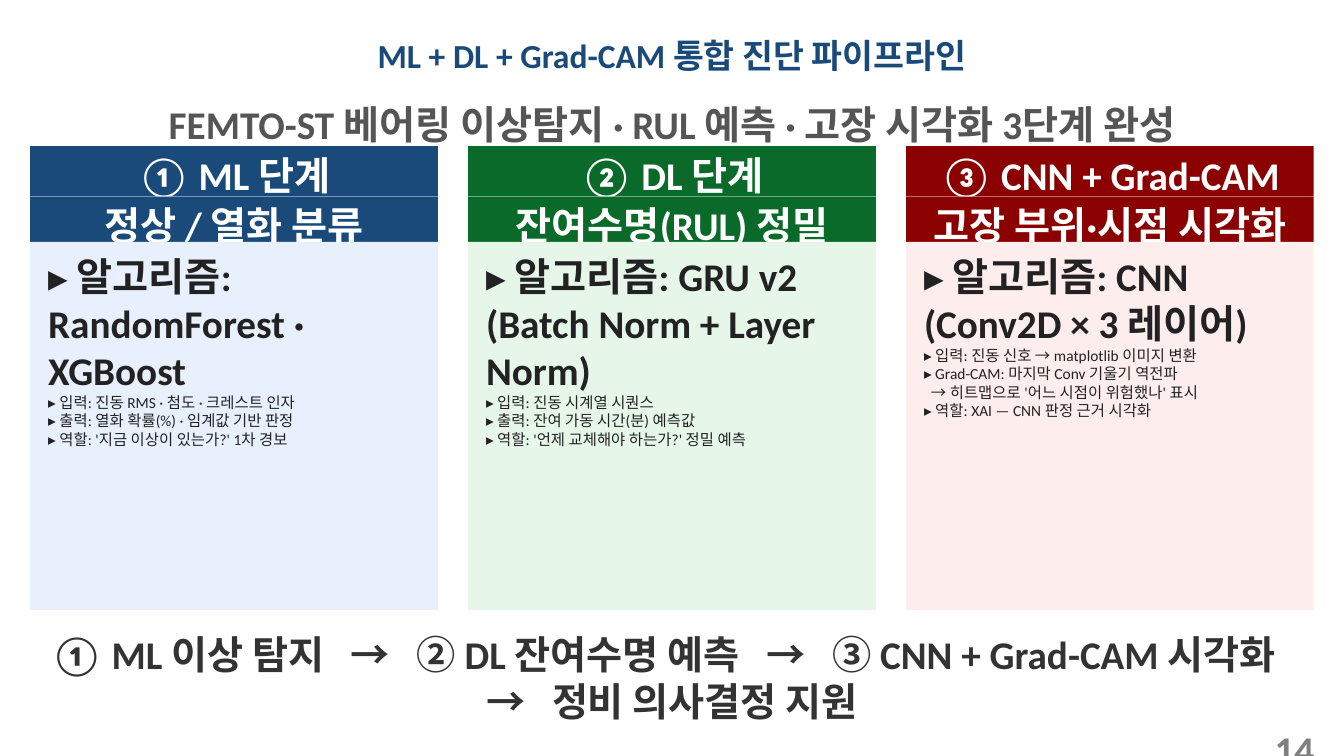
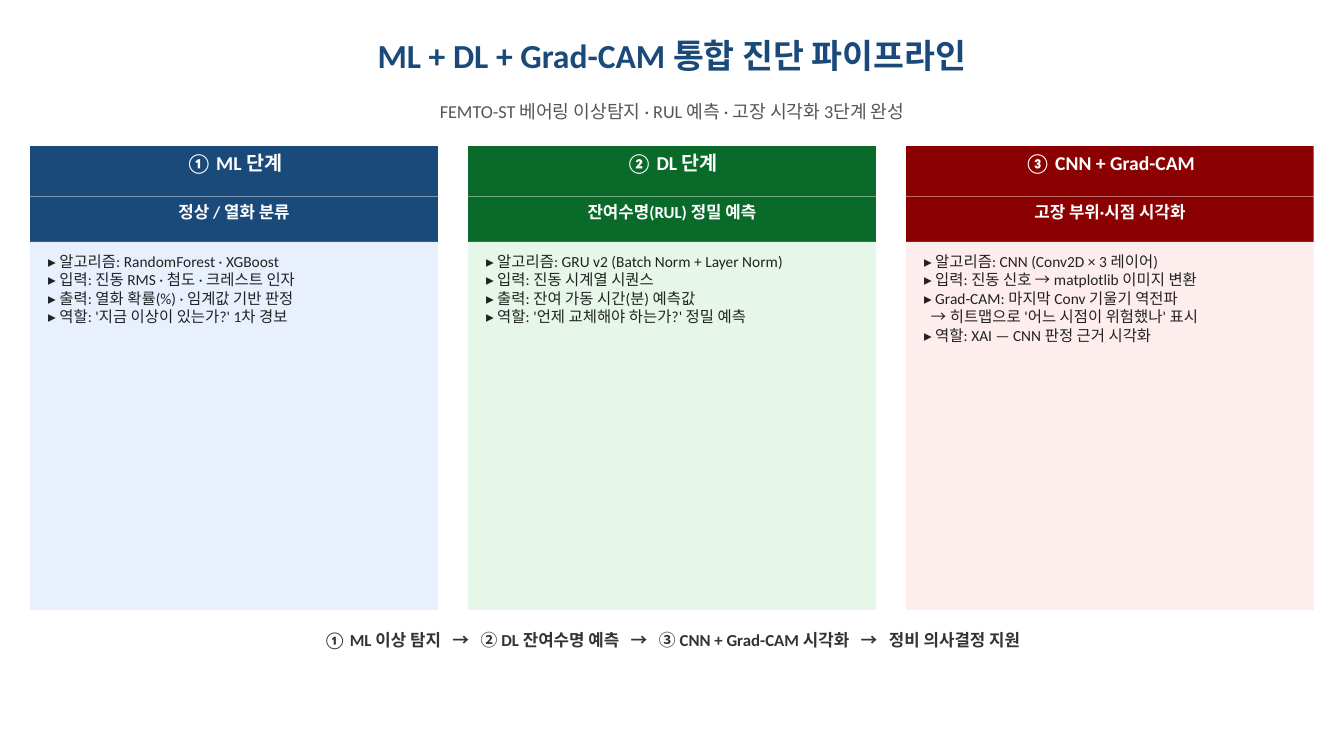
Before and after one commit to vapsnamheo-dev/AISOURCE, a slide deck: slide 14 of Homework/DL_FactoryAutomation/산출물/딥러닝_FEMTO_RUL_발표자료_v2.pptx. Drawn at 1344x756 pixels with LibreOffice and Linux fonts; fonts in the diff are those of the drawing. Boxes give left, top, right and bottom in pixels: in the first picture for what was removed or moved away, otherwise in the second. Text is boxed around its words. In the diff, an @@ line names an element or a change of style, - is before the commit and + after.

```diff
--- a/Homework/DL_FactoryAutomation/산출물/딥러닝_FEMTO_RUL_발표자료_v2.pptx
+++ b/Homework/DL_FactoryAutomation/산출물/딥러닝_FEMTO_RUL_발표자료_v2.pptx
@@ text "FEMTO-ST 베어링 이상탐지 · RUL ..." at <box>440,103,904,120</box>: size 28 to 13 pt, bold off @@
@@ size 28 to 14 pt in 3 elements at <box>186,153,282,174</box>, <box>626,153,718,174</box>, <box>1025,154,1195,174</box> @@
@@ text at <box>59,254,279,268</box>: size 28 to 11 pt, bold off in "▸ 알고리즘: RandomForest · XGBoost" @@
@@ text at <box>497,254,782,270</box>: size 28 to 11 pt, bold off in "▸ 알고리즘: GRU v2 (Batch Norm + ..." @@
@@ text at <box>935,254,1158,269</box>: size 28 to 11 pt, bold off in "▸ 알고리즘: CNN (Conv2D × 3 레이어)" @@
@@ size 28 to 12 pt in 4 elements at <box>178,204,290,220</box>, <box>588,204,756,221</box>, <box>1034,204,1185,220</box>, <box>324,631,1020,650</box> @@
@@ text removed at <box>1245,721,1325,749</box> @@
-14
```
Also in this commit, not shown: 13 other slides changed, 5 slides removed, 2 other files.
